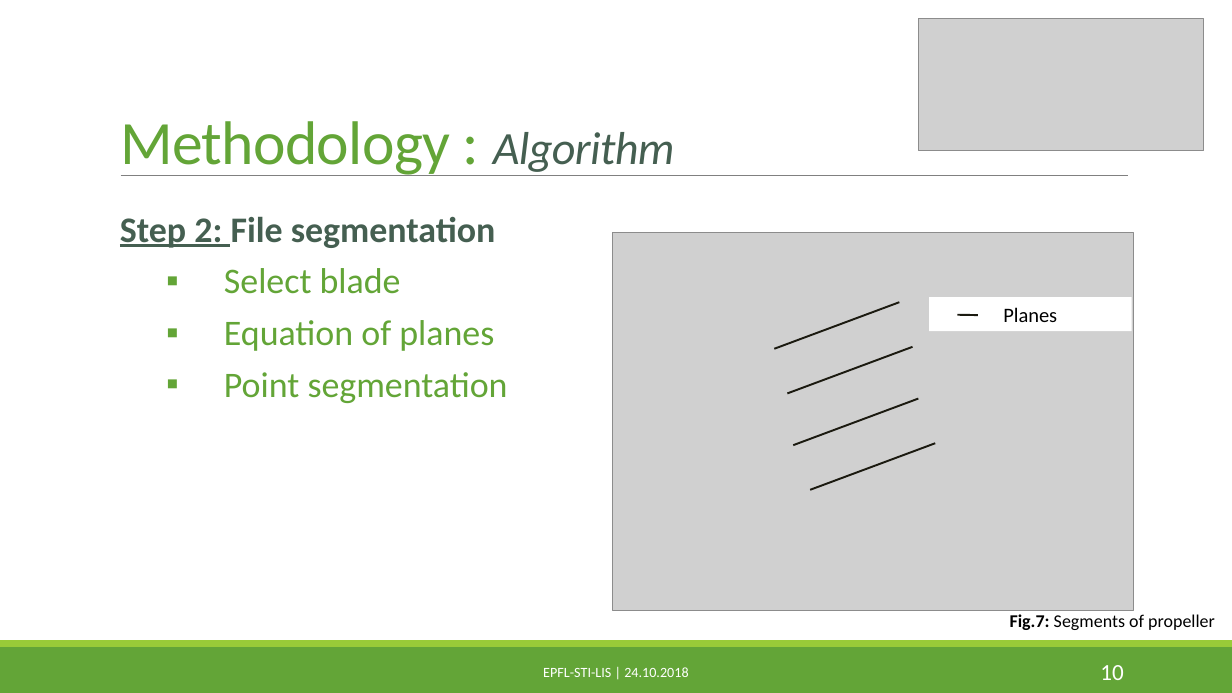
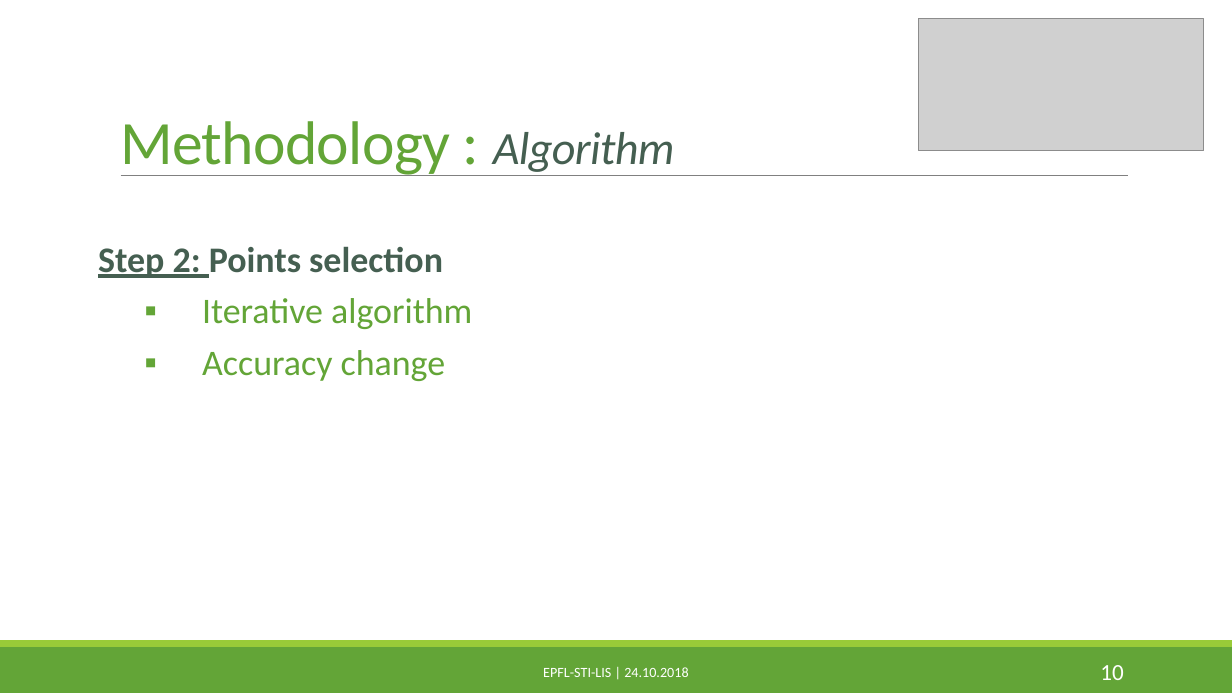
Before and after one commit to PaulineMauryL/PropellerProject, a slide deck: slide 10 of Report/MIDTERM.pptx. Drawn at 1232x693 pixels with LibreOffice and Linux fonts; fonts in the diff are those of the drawing; grey boxes stand for pictures. Boxes give left, top, right and bottom in pixels: in the first picture for what was removed or moved away, otherwise in the second. Text is boxed around its words. In the diff, an @@ line names an element or a change of style, - is before the commit and + after.

```diff
--- a/Report/MIDTERM.pptx
+++ b/Report/MIDTERM.pptx
@@ picture removed at box(613, 233, 1133, 610) @@
@@ text at box(98, 246, 472, 381): text changed @@
-Step 2: File segmentation
-  ▪ Select blade
-  ▪ Equation of planes
-  ▪ Point segmentation
+Step 2: Points selection
+  ▪ Iterative algorithm
+  ▪ Accuracy change
@@ rectangle removed at box(929, 298, 1131, 332) @@
-Planes
@@ line removed from (775, 348) to (899, 302) @@
@@ line removed from (958, 315) to (978, 315) @@
@@ line removed from (787, 394) to (913, 347) @@
@@ line removed from (794, 445) to (919, 398) @@
@@ line removed from (811, 490) to (935, 444) @@
@@ text removed at box(1010, 614, 1215, 630) @@
-Fig.7: Segments of propeller
```
Also in this commit, not shown: 8 other slides changed, 7 slides added, 1 slide removed, 14 other files.
